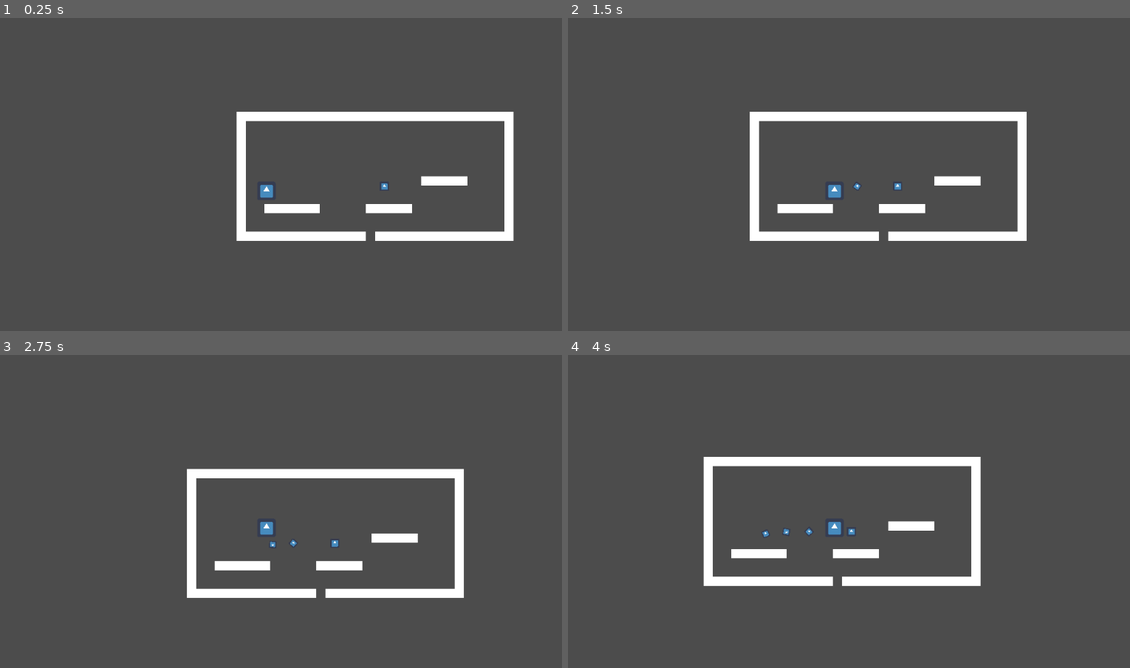
Above: before the commit, frames 1-4 (two rows, left to right).
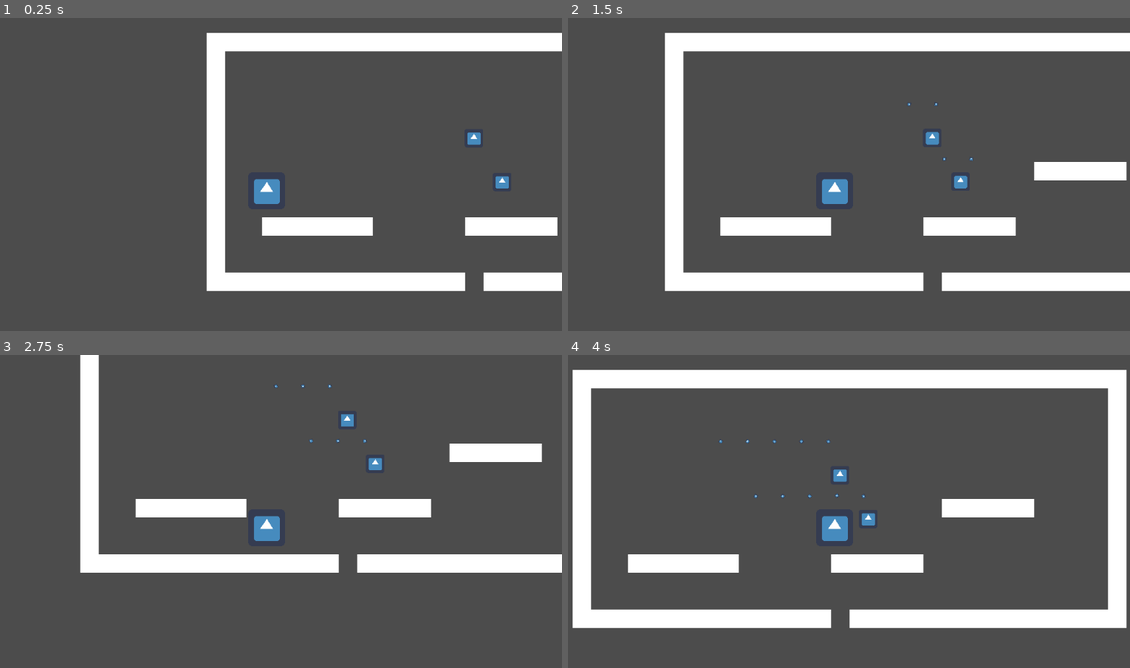
Above: after the commit, the same moments.

Repository: Jimmy-s-Test-Site/20210204_blitz_jam
Game: Godot game, scene res://Justin/DemoRoom/DemoRoom.tscn
The game is run twice, just before and just after one commit, with the same random seed, the same clock (stepped at 60 frames per second) and the same inputs. This scene is started directly instead of the project's main scene. The engine's default icon, where the game draws it, is replaced by a stand-in: a white triangle on a blue panel in a dark square.
Inputs:
- Up to frame 1 (0.25 s): no input
- Up to frame 2 (1.5 s): tap Enter at 0.5 s; hold D (right) from 0.53 s (still down); tap Space (jump) at 0.77 s
- Up to frame 3 (2.75 s): tap Space (jump) at 1.52 s; release D (right) at 2.03 s; hold A (left) from 2.03 s (still down)
- Up to frame 4 (4 s): release A (left) at 2.78 s; hold D (right) from 2.78 s (still down); tap Space (jump) at 3.02, 3.77 s

The runs differ from the first frame. In frame 1, 17% of the frame differs, in the area x 36-100%, y 4-88%; in frame 2, 20%; in frame 3, 14%; in frame 4, 25%, in the area x 0-100%, y 4-88%.

Commit message:
Fixed Drone crashing
With more than 1 drone the game crashes.  Array set-up for paths, just need to 'call it' for movement!

Diff:
--- a/Justin/DemoRoom/DemoRoom.tscn
+++ b/Justin/DemoRoom/DemoRoom.tscn
@@ -43,24 +43,22 @@
 
 [node name="Camera2D" type="Camera2D" parent="Player"]
 current = true
+zoom = Vector2( 0.5, 0.5 )
 
 [node name="Sprite" type="Sprite" parent="Player"]
 texture = ExtResource( 4 )
 
 [node name="CollisionShape2D" type="CollisionShape2D" parent="Player"]
-shape = SubResource( 3 )
+shape = SubResource( 1 )
 
 [node name="TileMap" type="TileMap" parent="."]
-tile_set = SubResource( 2 )
+tile_set = SubResource( 3 )
 cell_size = Vector2( 16, 16 )
 format = 1
 tile_data = PoolIntArray( -786442, 0, 0, -786441, 0, 0, -786440, 0, 0, -786439, 0, 0, -786438, 0, 0, -786437, 0, 0, -78 …(1262 unchanged characters)…
 
 [node name="Drone" parent="." instance=ExtResource( 3 )]
 position = Vector2( 95.8282, -78.7537 )
-speed = 100
-bulletDelay = 1.2
-ProjectileContainer = NodePath("../ProjectileContainer")
-shootingAt = Vector2( -1, 0 )
 
-[node name="ProjectileContainer" type="Node2D" parent="."]
+[node name="Drone2" parent="." instance=ExtResource( 3 )]
+position = Vector2( 71.4834, -116.774 )
--- a/Justin/Drone/Drone.gd
+++ b/Justin/Drone/Drone.gd
@@ -1,17 +1,19 @@
 extends KinematicBody2D
 
 #export (Array, PackedScene) var rooms : Array
-export (int) var speed := 500 #drone movement speed
-export (float) var bulletDelay := 0.7 #delay before next bullet fires
-export (PackedScene) var projectile #droppable container for projectile scene
+export (Array, Vector2) var DronePath# := Vector2()	#The # and location of each Stop on Path
+#export (Array,Transform) var dronePath[NumberDronePaths] : Vector2
+export (int) var Speed := 500 						#drone movement speed
+export (float) var BulletDelay := 0.7 				#delay before next bullet fires
+export (PackedScene) var Projectile 				#droppable container for projectile scene
 export (NodePath) var ProjectileContainer
+export (int) var Energy := 3 						#drone energy level
+export (Vector2) var ShootingAt := Vector2(-1,0)    #what it's target is. Player/Mannequin/free shooting
+
 onready var shoot_Timer = $bullet_Timer #A timer node called bullet_Timer
-export (int) var energy := 3 #drone energy level
-export (Vector2) var shootingAt := Vector2(-1,0)  #what it's target is. Player/Mannequin/free shooting
-
 
 func _ready():
-	shoot_Timer.start(bulletDelay) #start bullet timer
+	shoot_Timer.start(BulletDelay) #start bullet timer
 
 
 # Called every frame. 'delta' is the elapsed time since the previous frame.
@@ -19,13 +21,13 @@
 	pass
 
 func shoot():
-	var bullet_directions = shootingAt
-	var new_bullet = projectile.instance()
-	new_bullet.global_position = self.global_position + $SpawnRadius.position.length() * shootingAt
+	var bullet_directions = ShootingAt
+	var new_bullet = Projectile.instance()
+	new_bullet.global_position = self.global_position + $SpawnRadius.position.length() * ShootingAt
 	new_bullet.name = "Projectile"
-	new_bullet.direction = self.shootingAt
-	get_node(ProjectileContainer).add_child(new_bullet)
-
+	new_bullet.direction = self.ShootingAt
+	#get_node(ProjectileContainer).add_child(new_bullet)
+	$ProjectileContainer.add_child(new_bullet)
 
 func _on_Drone_tree_entered(): #if drone is touched then damage player
 	print ("Drone Touched")
@@ -33,4 +35,4 @@
 
 func _on_bullet_Timer_timeout():#on timeout shoot and restart timer
 	shoot()
-	shoot_Timer.start(bulletDelay)
+	shoot_Timer.start(BulletDelay)
--- a/Justin/Drone/Drone.tscn
+++ b/Justin/Drone/Drone.tscn
@@ -14,8 +14,7 @@
 __meta__ = {
 "_edit_group_": true
 }
-projectile = ExtResource( 3 )
-shootingAt = Vector2( 0, -1 )
+Projectile = ExtResource( 3 )
 
 [node name="Drone_Sprite" type="Sprite" parent="."]
 texture = ExtResource( 2 )
@@ -29,6 +28,8 @@
 [node name="bullet_Timer" type="Timer" parent="."]
 
 [node name="SpawnRadius" type="Position2D" parent="."]
-position = Vector2( 60, 0 )
+position = Vector2( 45, 0 )
+
+[node name="ProjectileContainer" type="Node2D" parent="."]
 [connection signal="tree_entered" from="." to="." method="_on_Drone_tree_entered"]
 [connection signal="timeout" from="bullet_Timer" to="." method="_on_bullet_Timer_timeout"]
Not shown: 2 places in Justin/DemoRoom/DemoRoom.tscn that only renumber resources
